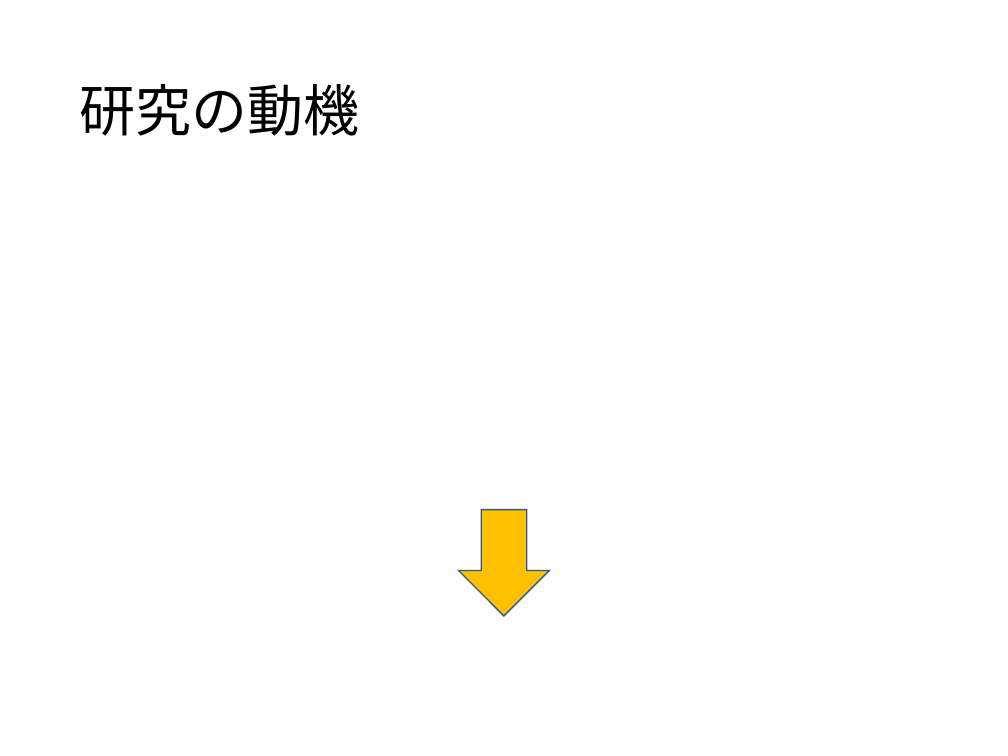
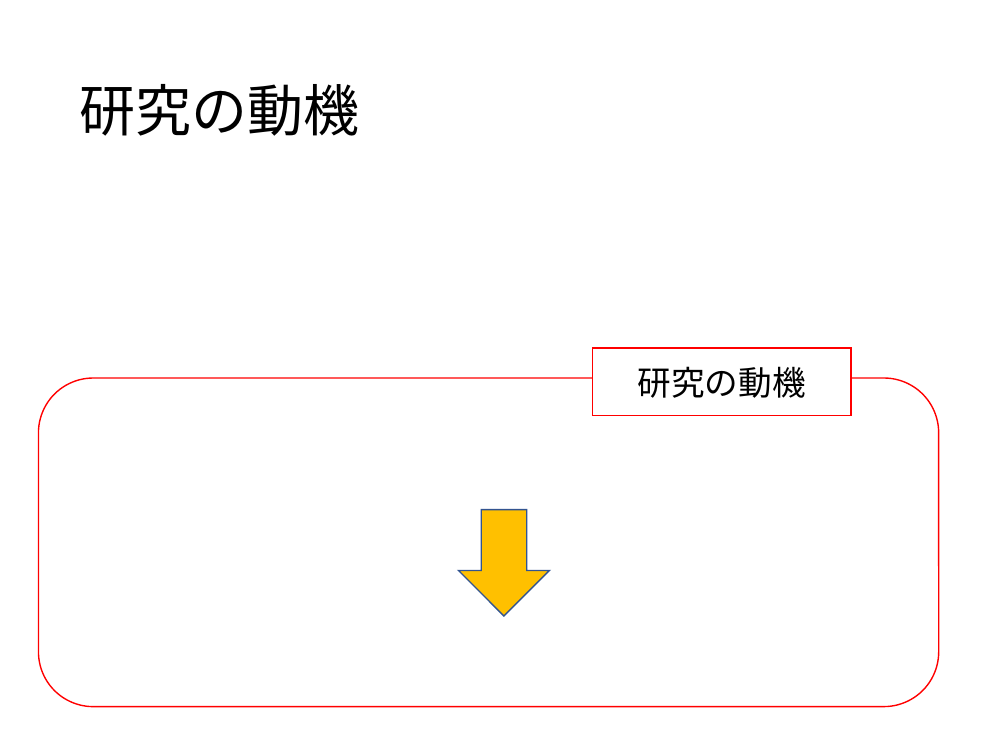
Before and after one commit to Izulabo-nitech/Maximum_kplex_Problem, a slide deck: slide 13 of presentation/卒論発表会.pptx. Drawn at 1008x756 pixels with LibreOffice and Linux fonts; fonts in the diff are those of the drawing; grey boxes stand for pictures. Boxes give left, top, right and bottom in pixels: in the first picture for what was removed or moved away, otherwise in the second. Text is boxed around its words. In the diff, an @@ line names an element or a change of style, - is before the commit and + after.

```diff
--- a/presentation/卒論発表会.pptx
+++ b/presentation/卒論発表会.pptx
@@ rectangle added at <box>593,348,852,415</box>, fill #FFFFFF, outline #FF0000 1 pt, 24 pt, text #000000 @@
+研究の動機
@@ rounded rectangle added at <box>38,378,938,707</box>, outline #FF0000 1 pt @@
```
Also in this commit, not shown: 4 other slides changed, 2 slides added, 1 slide removed.
